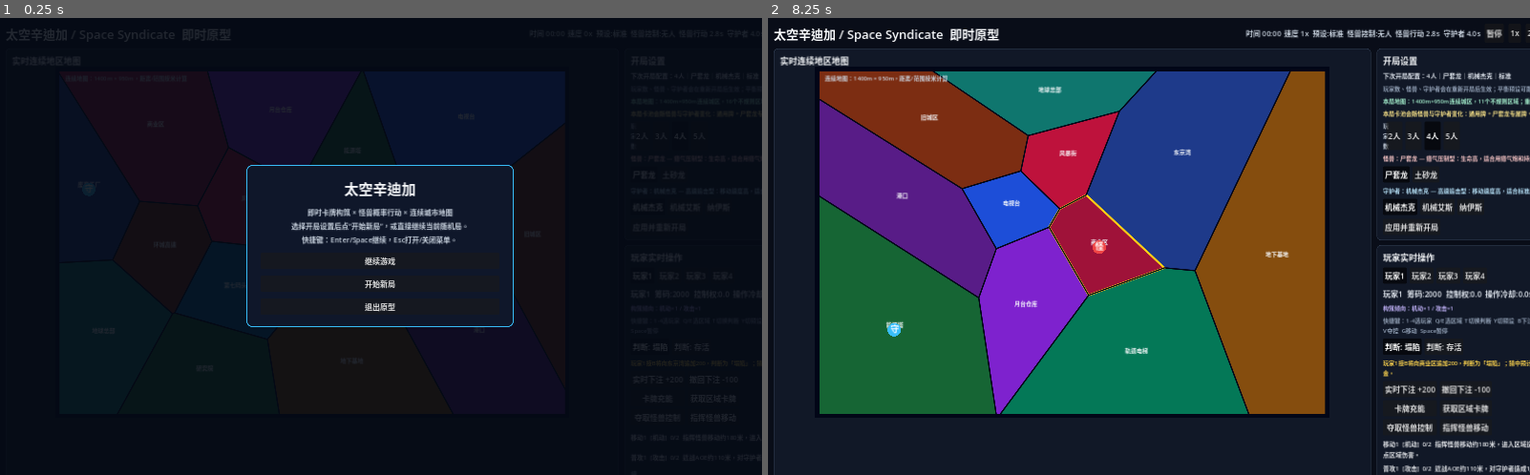
Above: before the commit, frames 1-2 (left to right).
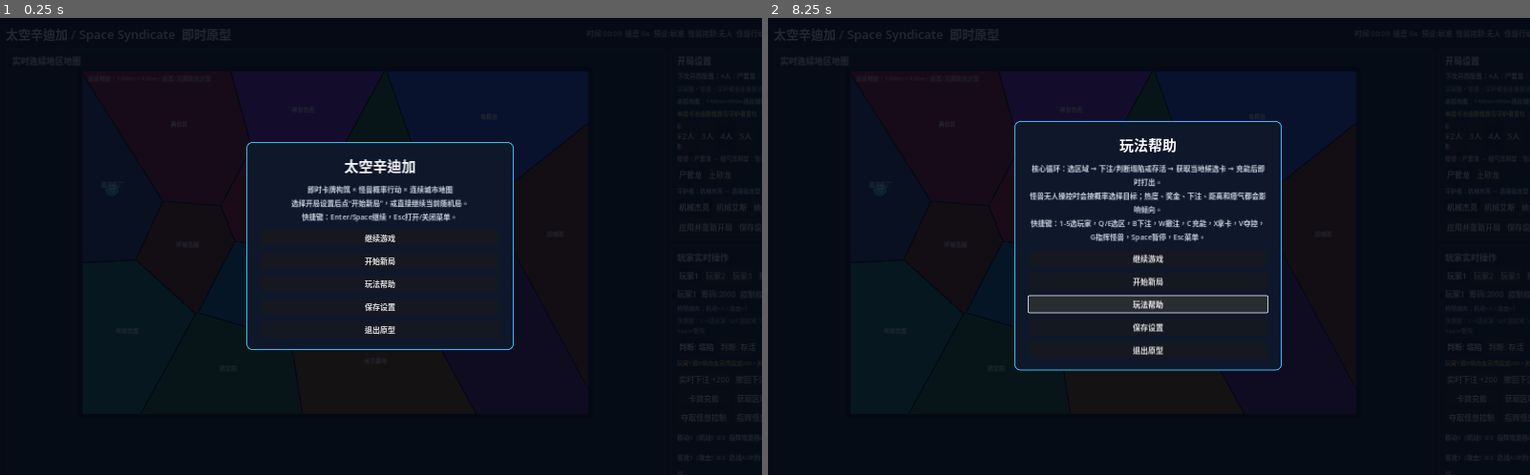
Above: after the commit, the same moments.

Repository: zhuyeyang979-glitch/space-syndicate
Game: Godot game, scene res://scenes/main.tscn
Two runs of this game, one before a commit and one after it. Both use one fixed random seed, a clock stepped at 60 frames per second and the inputs below.
Inputs (mouse positions are in pixels of both pictures, inside the frame that each line leads up to):
- Up to frame 1 (0.25 s): no input
- Up to frame 2 (8.25 s): click "2人" at 0.5 s; click "3人" at 1.25 s; click "4人" at 2 s; click "5人" at 2.75 s; click "尸套龙" at 3.5 s; click "土砂龙" at 4.25 s; click "机械杰克" at 5 s; click "机械艾斯" at 5.75 s; click (1484, 205) at 6.5 s, where only the run before the commit has a clickable "纳伊斯"; click (1522, 228) at 7.25 s, where only the run after the commit has a clickable "保存设置"; click (1149, 283) at 8 s, where only the run after the commit has a clickable "玩法帮助"

The runs differ from the first frame. In frame 1, 2.4% of the frame differs, in the area x 10-98%, y 8-88%; in frame 2, 55%, in the area x 0-100%, y 2-100%.

Commit message:
Persist setup and expand card upgrades

Diff:
--- a/scripts/main.gd
+++ b/scripts/main.gd
@@ -25,6 +25,7 @@
 const CONTROL_COOLDOWN := 1.4
 const COMMAND_COOLDOWN := 1.0
 const DEFAULT_SKILL_COOLDOWN := 3.0
+const SETTINGS_PATH := "user://space_syndicate_settings.cfg"
 
 const GUARDIAN_EARLY_ACTION_WEIGHTS := [2, 2, 2, 0, 0, 0]
 const GUARDIAN_ESCALATED_ACTION_WEIGHTS := [1, 1, 1, 1, 1, 1]
@@ -145,12 +146,17 @@
 	"黑幕2": {"cost": 4, "kind": "market_boost", "market_amount": 300, "panic": 18, "damage": 0, "move": 0, "range": 0, "tags": ["市场", "升级"], "text": "选中区域奖金+300，热度+18，作为黑幕升级牌。"},
 	"黑幕3": {"cost": 6, "kind": "market_boost", "market_amount": 500, "panic": 28, "damage": 0, "move": 0, "range": 0, "tags": ["市场", "终端"], "text": "选中区域奖金+500，热度+28，把区域推向高奖池。"},
 	"空投筹码1": {"cost": 3, "kind": "cash_gain", "cash": 300, "damage": 0, "move": 0, "range": 0, "tags": ["经济", "续航"], "text": "立即获得300筹码，用来续航或补下一轮充能。"},
+	"空投筹码2": {"cost": 5, "kind": "cash_gain", "cash": 700, "damage": 0, "move": 0.0, "range": 0.0, "tags": ["经济", "升级"], "text": "立即获得700筹码，支撑高费构筑连续启动。"},
 	"舆论操控1": {"cost": 3, "kind": "panic_shift", "panic": 30, "damage": 0, "move": 0, "range": 0, "tags": ["热度", "引导"], "text": "选中区域热度+30，立刻提高怪兽和新闻事件对该区的关注。"},
+	"舆论操控2": {"cost": 6, "kind": "panic_shift", "panic": 65, "damage": 0, "move": 0.0, "range": 0.0, "tags": ["热度", "升级"], "text": "选中区域热度+65，强行把概率目标推向该区域。"},
 	"控制电波1": {"cost": 3, "kind": "control_gain", "control": 3.0, "damage": 0, "move": 0, "range": 0, "tags": ["控制", "节奏"], "text": "立即获得3点怪兽控制权，更容易接管下一次实时移动。"},
+	"控制电波2": {"cost": 5, "kind": "control_gain", "control": 5.5, "damage": 0, "move": 0.0, "range": 0.0, "tags": ["控制", "升级"], "text": "立即获得5.5点怪兽控制权，适合连续指挥怪兽改线。"},
 	"过载充能1": {"cost": 4, "kind": "charge_other", "charge_amount": 1, "damage": 0, "move": 0, "range": 0, "tags": ["构筑", "充能"], "text": "除自身外，所有已装备卡牌立即+1充能。"},
+	"过载充能2": {"cost": 6, "kind": "charge_other", "charge_amount": 2, "damage": 0, "move": 0.0, "range": 0.0, "tags": ["构筑", "升级"], "text": "除自身外，所有已装备卡牌立即+2充能，是充能连锁的升级核心。"},
 	"地下融资1": {"cost": 3, "kind": "cash_gain", "cash": 450, "damage": 0, "move": 0.0, "range": 0.0, "tags": ["经济", "续航"], "text": "立即获得450筹码，适合高费卡组提前转动。"},
 	"热搜推送1": {"cost": 4, "kind": "panic_shift", "panic": 45, "damage": 0, "move": 0.0, "range": 0.0, "tags": ["热度", "引导"], "text": "选中区域热度+45，把怪兽概率目标和新闻事件都往这里拽。"},
 	"资本诱饵1": {"cost": 4, "kind": "market_boost", "market_amount": 350, "panic": 8, "damage": 0, "move": 0.0, "range": 0.0, "tags": ["市场", "经济"], "text": "选中区域奖金+350、热度+8，用高奖池制造路线诱饵。"},
+	"资本诱饵2": {"cost": 7, "kind": "market_boost", "market_amount": 650, "panic": 14, "damage": 0, "move": 0.0, "range": 0.0, "tags": ["市场", "升级"], "text": "选中区域奖金+650、热度+14，把区域变成高额诱饵。"},
 	"远程挑衅1": {"cost": 2, "kind": "control_gain", "control": 2.0, "damage": 0, "move": 0.0, "range": 0.0, "tags": ["控制", "低费"], "text": "立即获得2点怪兽控制权，是低费控制构筑的润滑牌。"},
 	"连锁过载1": {"cost": 6, "kind": "charge_other", "charge_amount": 2, "damage": 0, "move": 0.0, "range": 0.0, "tags": ["构筑", "爆发"], "text": "除自身外，所有已装备卡牌立即+2充能，用于一轮内连锁打出。"},
 	"移动1": {"cost": 2, "kind": "move", "damage": 0, "move": 180.0, "range": 0.0, "text": "指挥怪兽移动约180米，进入区域造成1点区域伤害。"},
@@ -162,6 +168,7 @@
 	"区域破坏2": {"cost": 5, "kind": "area_damage", "damage": 2, "move": 0.0, "range": 180.0, "tags": ["破坏", "升级"], "text": "对180米内区域造成2点伤害，作为区域破坏升级牌。"},
 	"区域破坏3": {"cost": 8, "kind": "area_damage", "damage": 3, "move": 0.0, "range": 300.0, "tags": ["破坏", "终端"], "text": "对300米内区域造成3点伤害，适合终结高价值区域。"},
 	"破碎地脉1": {"cost": 4, "kind": "area_damage", "damage": 1, "move": 0.0, "range": 260.0, "tags": ["破坏", "AOE"], "text": "对260米内区域造成1点伤害，兼顾范围与费用。"},
+	"破碎地脉2": {"cost": 7, "kind": "area_damage", "damage": 2, "move": 0.0, "range": 280.0, "tags": ["破坏", "升级"], "text": "对280米内区域造成2点伤害，形成中距离破坏升级路线。"},
 	"远距破坏1": {"cost": 5, "kind": "area_damage", "damage": 1, "move": 0.0, "range": 420.0, "tags": ["破坏", "远程"], "text": "对420米内区域造成1点伤害，适合不想贴近目标的路线。"},
 	"飞行1": {"cost": 3, "kind": "fly", "damage": 0, "move": 650.0, "range": 0.0, "text": "飞行突进最多650米。"},
 	"飞行2": {"cost": 6, "kind": "fly", "damage": 0, "move": 760.0, "range": 0.0, "text": "飞行突进最多760米，冷却更长但更适合后期牌池。"},
@@ -201,9 +208,15 @@
 const UPGRADEABLE_SKILL_FAMILIES := [
 	"赌怪",
 	"黑幕",
+	"空投筹码",
+	"舆论操控",
+	"控制电波",
+	"过载充能",
+	"资本诱饵",
 	"移动",
 	"普攻",
 	"区域破坏",
+	"破碎地脉",
 	"飞行",
 	"龙车",
 	"甩尾",
@@ -224,14 +237,19 @@
 	"黑幕2",
 	"黑幕3",
 	"空投筹码1",
+	"空投筹码2",
 	"地下融资1",
 	"舆论操控1",
+	"舆论操控2",
 	"热搜推送1",
 	"控制电波1",
+	"控制电波2",
 	"远程挑衅1",
 	"过载充能1",
+	"过载充能2",
 	"连锁过载1",
 	"资本诱饵1",
+	"资本诱饵2",
 	"移动2",
 	"普攻2",
 	"普攻3",
@@ -239,6 +257,7 @@
 	"区域破坏2",
 	"区域破坏3",
 	"破碎地脉1",
+	"破碎地脉2",
 	"远距破坏1",
 	"飞行1",
 	"装甲再生1",
@@ -249,20 +268,26 @@
 	"赌怪1",
 	"黑幕1",
 	"空投筹码1",
+	"空投筹码2",
 	"地下融资1",
 	"舆论操控1",
+	"舆论操控2",
 	"热搜推送1",
 	"控制电波1",
+	"控制电波2",
 	"远程挑衅1",
 	"过载充能1",
+	"过载充能2",
 	"连锁过载1",
 	"资本诱饵1",
+	"资本诱饵2",
 	"移动2",
 	"普攻2",
 	"普攻3",
 	"区域破坏1",
 	"区域破坏2",
 	"破碎地脉1",
+	"破碎地脉2",
 	"远距破坏1",
 	"飞行1",
 	"龙车1",
@@ -388,6 +413,7 @@
 
 func _ready() -> void:
 	rng.randomize()
+	_load_settings()
 	_build_layout()
 	_new_game()
 	_open_main_menu()
@@ -639,6 +665,16 @@
 	new_run_button.pressed.connect(Callable(self, "_start_new_run_from_menu"))
 	box.add_child(new_run_button)
 
+	var help_button := Button.new()
+	help_button.text = "玩法帮助"
+	help_button.pressed.connect(Callable(self, "_open_help_menu"))
+	box.add_child(help_button)
+
+	var save_settings_button := Button.new()
+	save_settings_button.text = "保存设置"
+	save_settings_button.pressed.connect(Callable(self, "_save_settings_from_menu"))
+	box.add_child(save_settings_button)
+
 	var quit_button := Button.new()
 	quit_button.text = "退出原型"
 	quit_button.pressed.connect(Callable(self, "_quit_game"))
@@ -657,6 +693,14 @@
 	_show_menu(
 		"暂停菜单",
 		"游戏已暂停。你可以继续当前局、按当前设置重新开局，或退出原型。\n卡牌会即时打出即时结算；移动、范围和AOE都按米计算。",
+		not game_over
+	)
+
+
+func _open_help_menu() -> void:
+	_show_menu(
+		"玩法帮助",
+		"核心循环：选区域 → 下注/判断塌陷或存活 → 获取当地候选卡 → 充能后即时打出。\n怪兽无人操控时会按概率选择目标；热度、奖金、下注、距离和瘴气都会影响倾向。\n快捷键：1-5选玩家，Q/E选区，B下注，W撤注，C充能，X拿卡，V夺控，G指挥怪兽，Space暂停，Esc菜单。",
 		not game_over
 	)
 
@@ -684,13 +728,51 @@
 
 
 func _start_new_run_from_menu() -> void:
+	_save_settings(false)
 	_new_game()
 	speed_before_menu = 1.0
 	_close_menu()
 
 
+func _save_settings_from_menu() -> void:
+	_save_settings(true)
+
+
 func _quit_game() -> void:
 	get_tree().quit()
+
+
+func _save_settings(show_log: bool) -> void:
+	var config := ConfigFile.new()
+	config.set_value("setup", "player_count", configured_player_count)
+	config.set_value("setup", "monster_index", configured_monster_index)
+	config.set_value("setup", "guardian_index", configured_guardian_index)
+	config.set_value("setup", "balance_index", current_balance_index)
+	var err: int = config.save(SETTINGS_PATH)
+	if not show_log:
+		return
+	if err == OK:
+		_log("开局设置已保存到本地用户配置。")
+	else:
+		_log("开局设置保存失败：%s。" % error_string(err))
+	_refresh_ui()
+
+
+func _load_settings() -> void:
+	var config := ConfigFile.new()
+	var err: int = config.load(SETTINGS_PATH)
+	if err != OK:
+		return
+	configured_player_count = int(max(MIN_PLAYER_COUNT, min(int(config.get_value("setup", "player_count", DEFAULT_PLAYER_COUNT)), MAX_PLAYER_COUNT)))
+	configured_monster_index = int(max(0, min(int(config.get_value("setup", "monster_index", 0)), int(MONSTER_ROSTER.size()) - 1)))
+	configured_guardian_index = int(max(0, min(int(config.get_value("setup", "guardian_index", 0)), int(GUARDIAN_ROSTER.size()) - 1)))
+	current_balance_index = int(max(0, min(int(config.get_value("setup", "balance_index", 1)), int(BALANCE_PRESETS.size()) - 1)))
+
+
+func _load_settings_from_menu() -> void:
+	_load_settings()
+	_log("已读取本地开局设置；重新开局后生效。")
+	_refresh_ui()
 
 
 func _add_panel(parent: Container, title_text: String) -> VBoxContainer:
@@ -1118,6 +1200,16 @@
 	apply_button.text = "应用并重新开局"
 	apply_button.pressed.connect(Callable(self, "_new_game"))
 	start_row.add_child(apply_button)
+
+	var save_button := Button.new()
+	save_button.text = "保存设置"
+	save_button.pressed.connect(Callable(self, "_save_settings_from_menu"))
+	start_row.add_child(save_button)
+
+	var load_button := Button.new()
+	load_button.text = "读取设置"
+	load_button.pressed.connect(Callable(self, "_load_settings_from_menu"))
+	start_row.add_child(load_button)
 
 
 func _refresh_board() -> void:
@@ -1446,6 +1538,7 @@
 	if clamped_index == current_balance_index:
 		return
 	current_balance_index = clamped_index
+	_save_settings(false)
 	_retime_for_balance_change()
 	var preset: Dictionary = _balance_preset()
 	_log("平衡预设切换为：%s。%s" % [preset["label"], preset["desc"]])
@@ -1454,12 +1547,14 @@
 
 func _set_configured_player_count(count: int) -> void:
 	configured_player_count = max(MIN_PLAYER_COUNT, min(count, MAX_PLAYER_COUNT))
+	_save_settings(false)
 	_log("下次开局玩家数设置为：%d人。" % configured_player_count)
 	_refresh_ui()
 
 
 func _set_configured_monster(index: int) -> void:
 	configured_monster_index = max(0, min(index, int(MONSTER_ROSTER.size()) - 1))
+	_save_settings(false)
 	var monster_template: Dictionary = _monster_template()
 	_log("下次开局怪兽设置为：%s。" % monster_template["name"])
 	_refresh_ui()
@@ -1467,6 +1562,7 @@
 
 func _set_configured_guardian(index: int) -> void:
 	configured_guardian_index = max(0, min(index, int(GUARDIAN_ROSTER.size()) - 1))
+	_save_settings(false)
 	var guardian_template: Dictionary = _guardian_template()
 	_log("下次开局守护者设置为：%s。" % guardian_template["name"])
 	_refresh_ui()
Not shown, changed: README.md
Not shown, changed: docs/prototype_scope.md
